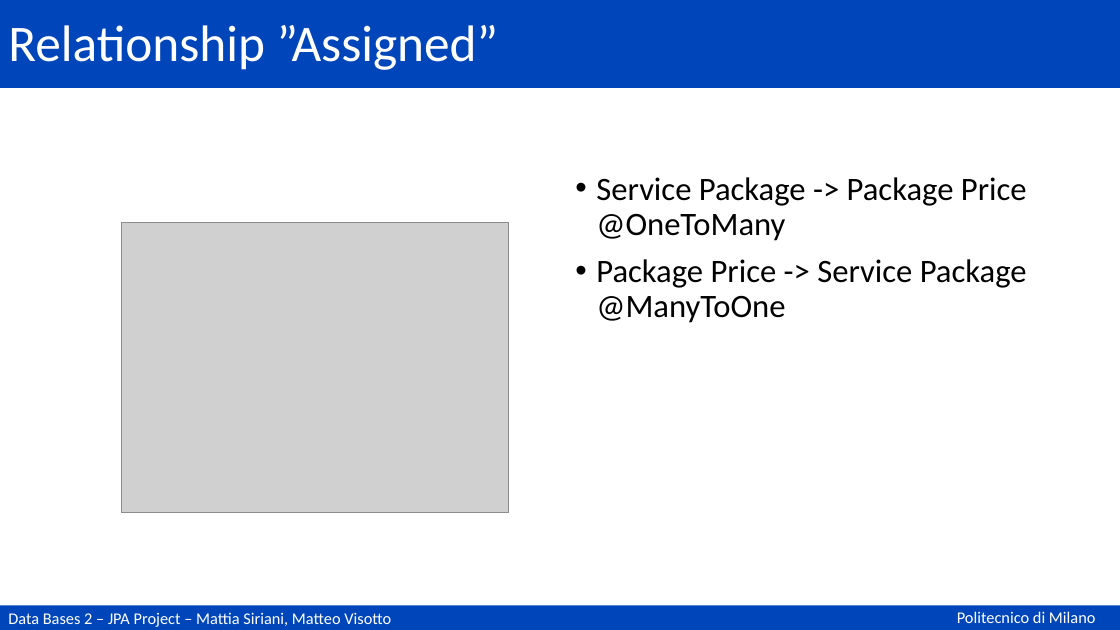
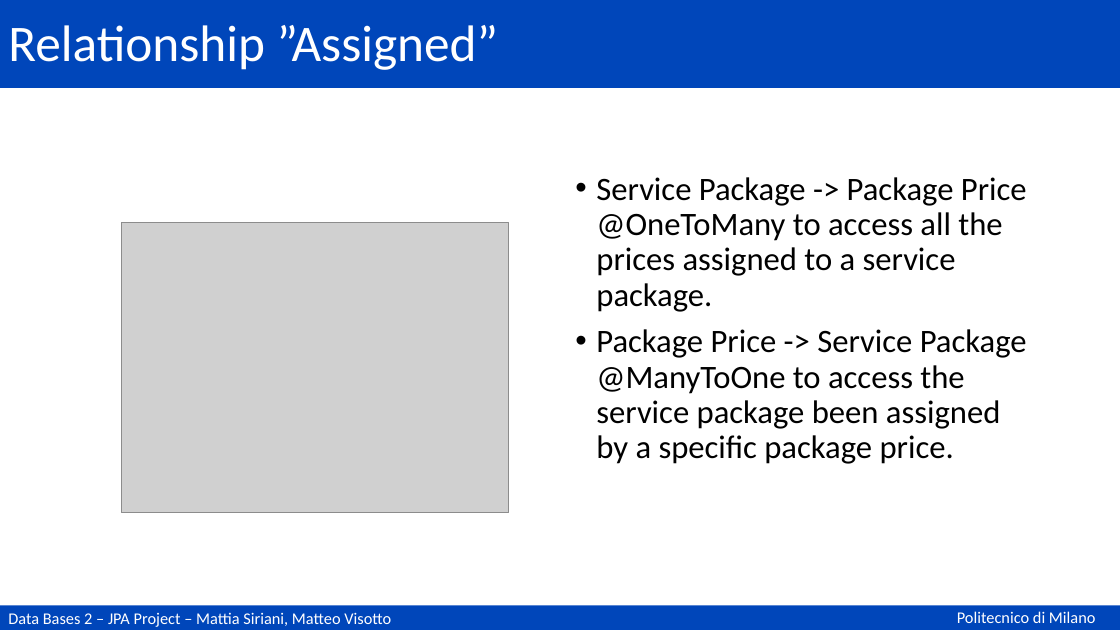
Before and after one commit to matteovisotto/DB2-SirianiVisotto, a slide deck: slide 62 of Documentation.pptx (slide 60 before the commit). Drawn at 1120x630 pixels with LibreOffice and Linux fonts; fonts in the diff are those of the drawing; grey boxes stand for pictures. Boxes give left, top, right and bottom in pixels: in the first picture for what was removed or moved away, otherwise in the second. Text is boxed around its words. In the diff, an @@ line names an element or a change of style, - is before the commit and + after.

```diff
--- a/Documentation.pptx
+++ b/Documentation.pptx
@@ text at (596, 177, 1027, 464): text changed @@
-• Service Package -> Package Price @OneToMany
-• Package Price -> Service Package @ManyToOne
+• Service Package -> Package Price @OneToMany to access all the prices assigned to a service package.
+• Package Price -> Service Package @ManyToOne to access the service package been assigned by a specific package price.
```
Also in this commit, not shown: 11 other slides changed, 2 slides added.
